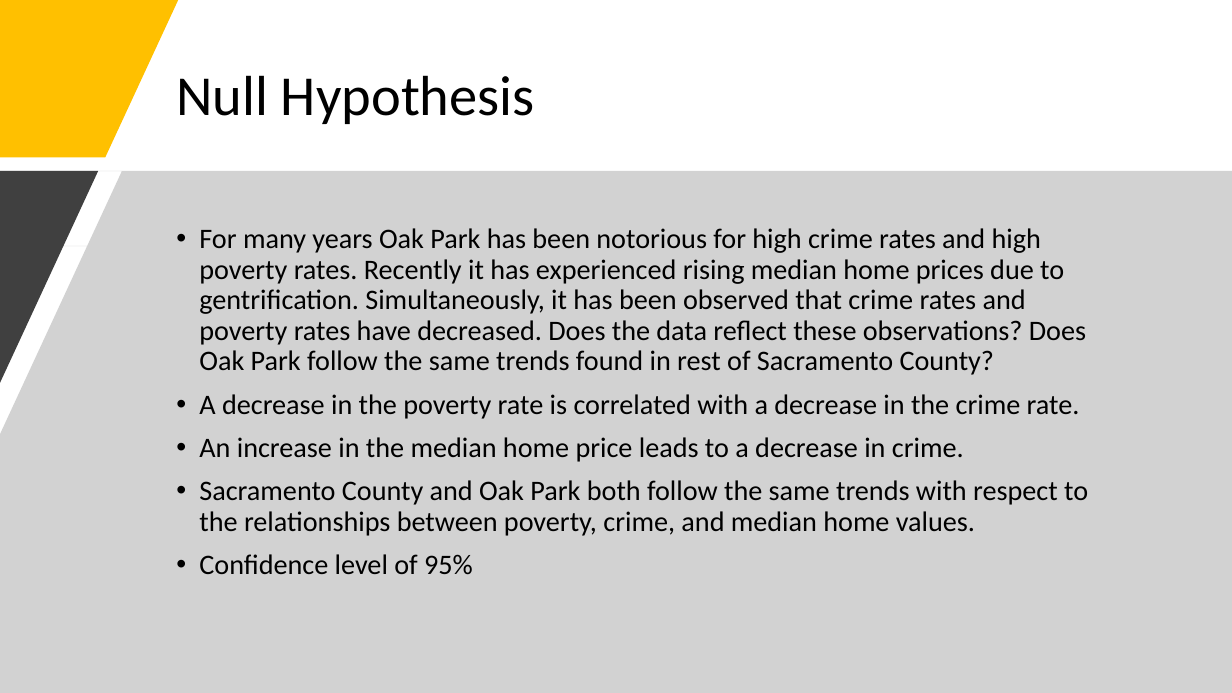
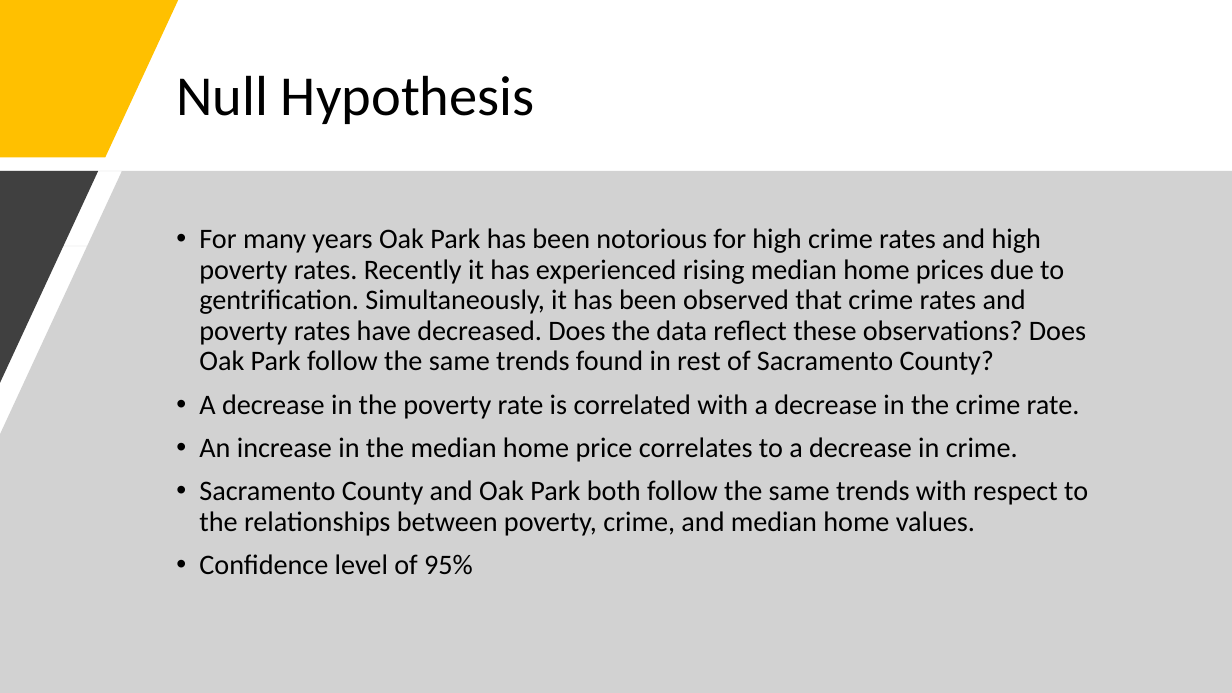
Before and after one commit to sean-galloway/Crime_and_Poverty, a slide deck: slide 4 of Project_1_Presentation.pptx. Drawn at 1232x693 pixels with LibreOffice and Linux fonts; fonts in the diff are those of the drawing. Boxes give left, top, right and bottom in pixels: in the first picture for what was removed or moved away, otherwise in the second. Text is boxed around its words. In the diff, an @@ line names an element or a change of style, - is before the commit and + after.

```diff
--- a/Project_1_Presentation.pptx
+++ b/Project_1_Presentation.pptx
@@ text at <box>199,437,1018,462</box>: text changed @@
-• An increase in the median home price leads to a decrease in crime.
+• An increase in the median home price correlates to a decrease in crime.
```
Also in this commit, not shown: 3 other slides changed, 1 other file.
